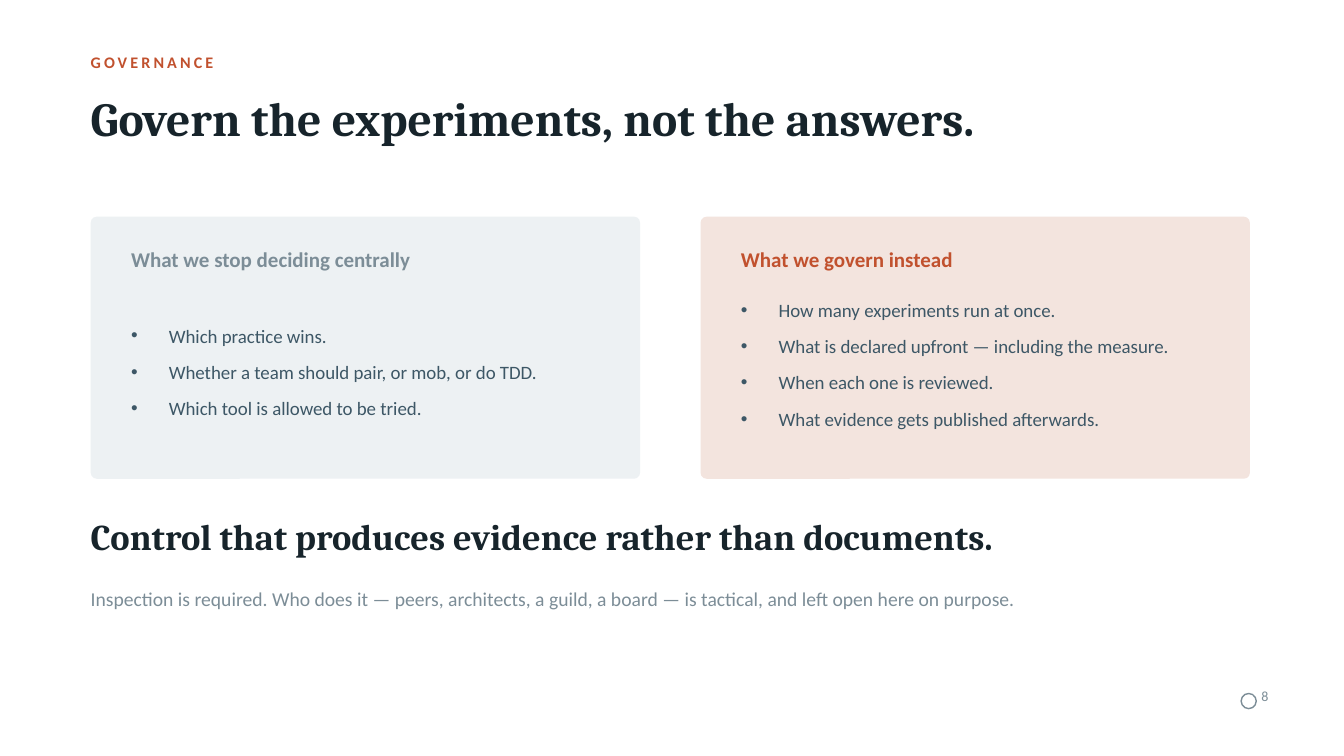
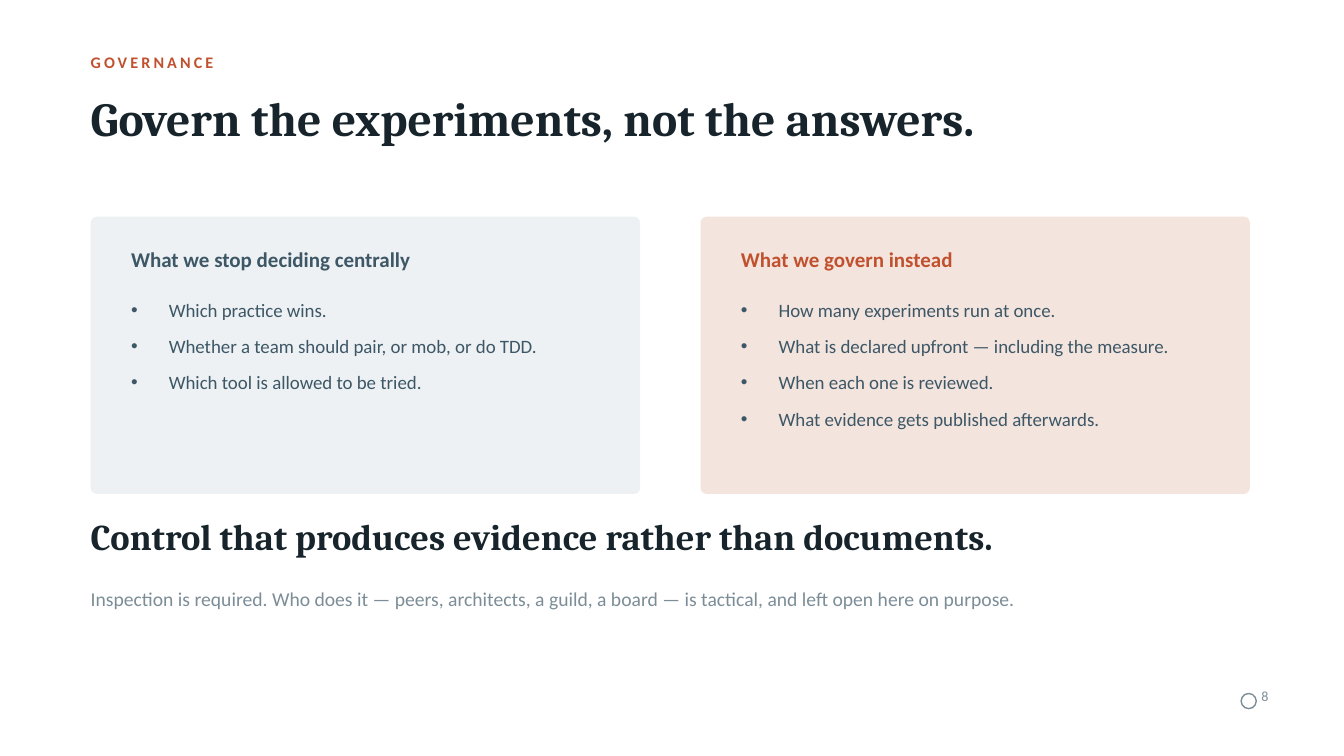
Before and after one commit to martinsson/sonar-gitlab-audit-check, a slide deck: slide 8 of slides/what-good-development-looks-like.pptx. Drawn at 1344x756 pixels with LibreOffice and Linux fonts; fonts in the diff are those of the drawing. Boxes give left, top, right and bottom in pixels: in the first picture for what was removed or moved away, otherwise in the second. Text is boxed around its words. In the diff, an @@ line names an element or a change of style, - is before the commit and + after.

```diff
--- a/slides/what-good-development-looks-like.pptx
+++ b/slides/what-good-development-looks-like.pptx
@@ rounded rectangle: place and size @@
-rounded rectangle at bbox=[91, 217, 640, 479]
+rounded rectangle at bbox=[91, 217, 640, 494]
@@ rounded rectangle at bbox=[91, 217, 640, 494]: proportions changed @@
@@ rounded rectangle at bbox=[701, 217, 1250, 494]: proportions changed @@
@@ rounded rectangle: place and size @@
-rounded rectangle at bbox=[701, 217, 1250, 479]
+rounded rectangle at bbox=[701, 217, 1250, 494]
@@ text "What we stop deciding centrally" at bbox=[131, 252, 410, 271]: text colour #7C8D97 to #3D5766 @@
@@ text "Which practice wins." at bbox=[169, 304, 537, 389]: vertical alignment middle to top @@
```
Also in this commit, not shown: 7 other slides changed, 1 other file.
